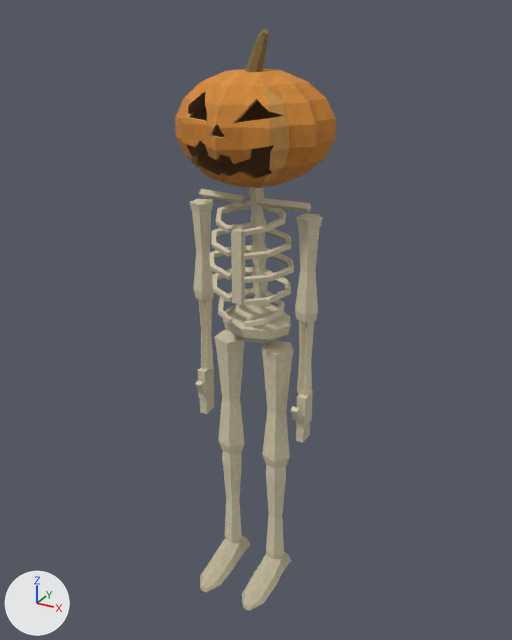
Before and after pictures for a commit that changed the glTF model assets/entities/pumpkin-skeleton/model/pumpkin-skeleton.glb.
Rendered twice from a 50 mm camera at (0.974, -1.717, 1.857) aimed at (-0.01, 0.072, 0.963). Every picture has the same lights, and +X, +Y and +Z are marked at lower left. The first picture is the older version. Vertices at exactly the same position are counted once.

Objects in the first picture: 'pumpkin-skeleton_mesh'.
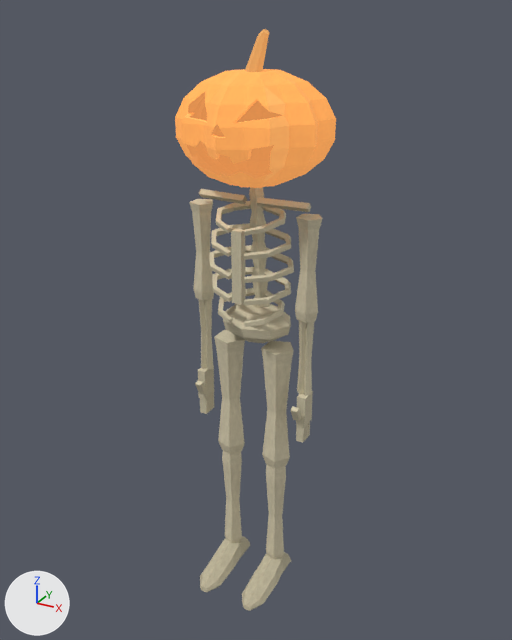
The newer file is also turned or shifted as a whole; pictures and numbers use the older file's frame.

Boxes (x1, y1, x2, y2) around the edits, measured in the pictures (512 x 640 px):
part 1 of me_pumpkin_skeleton, recoloured (lighter): (175, 29, 336, 188) in both

What changed in the scene script:
```text
Add mat_pumpkin_head:
    mat_pumpkin_head = bpy.data.materials.new('pumpkin_head')
    # colours: orange #cb864b, mixed with the vertex colours
    # uses the picture img_image_0
Change me_pumpkin_skeleton:
    where me_pumpkin_skeleton.from_pydata(...)  # 1223 vertices, 2278 faces; spans x -0.23..0.21, y -0.16..0.25, z 0.0..1.81
    used by ob_pumpkin_skeleton_mesh; location = (0.0, 0.0, 0.0)
    me_pumpkin_skeleton part 1: 936 of the faces centred in x -0.22..0.21, y -0.15..0.23, z 1.4..1.81 switch from mat_pumpkin_skeleton to mat_pumpkin_head
```
